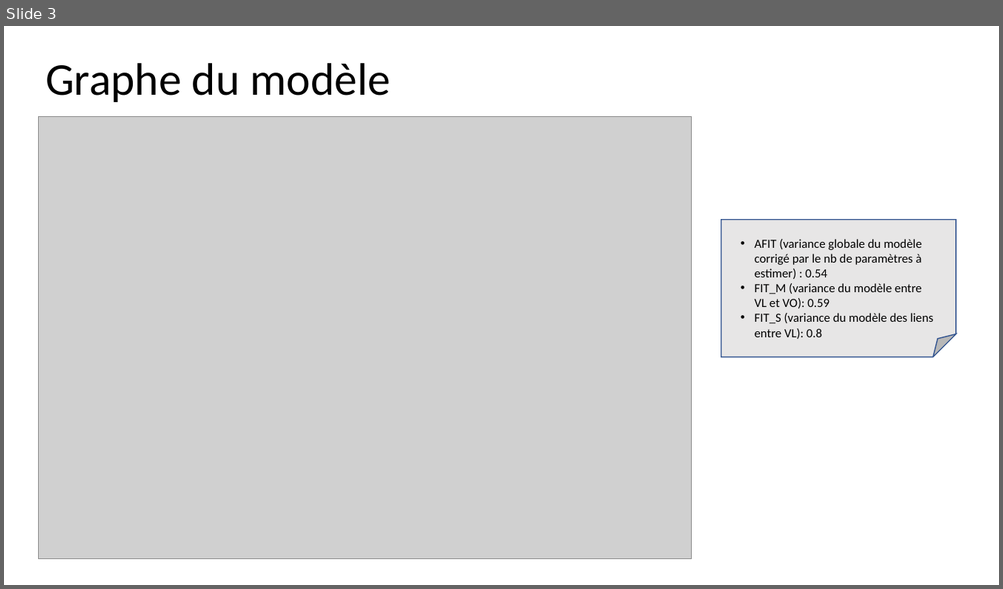
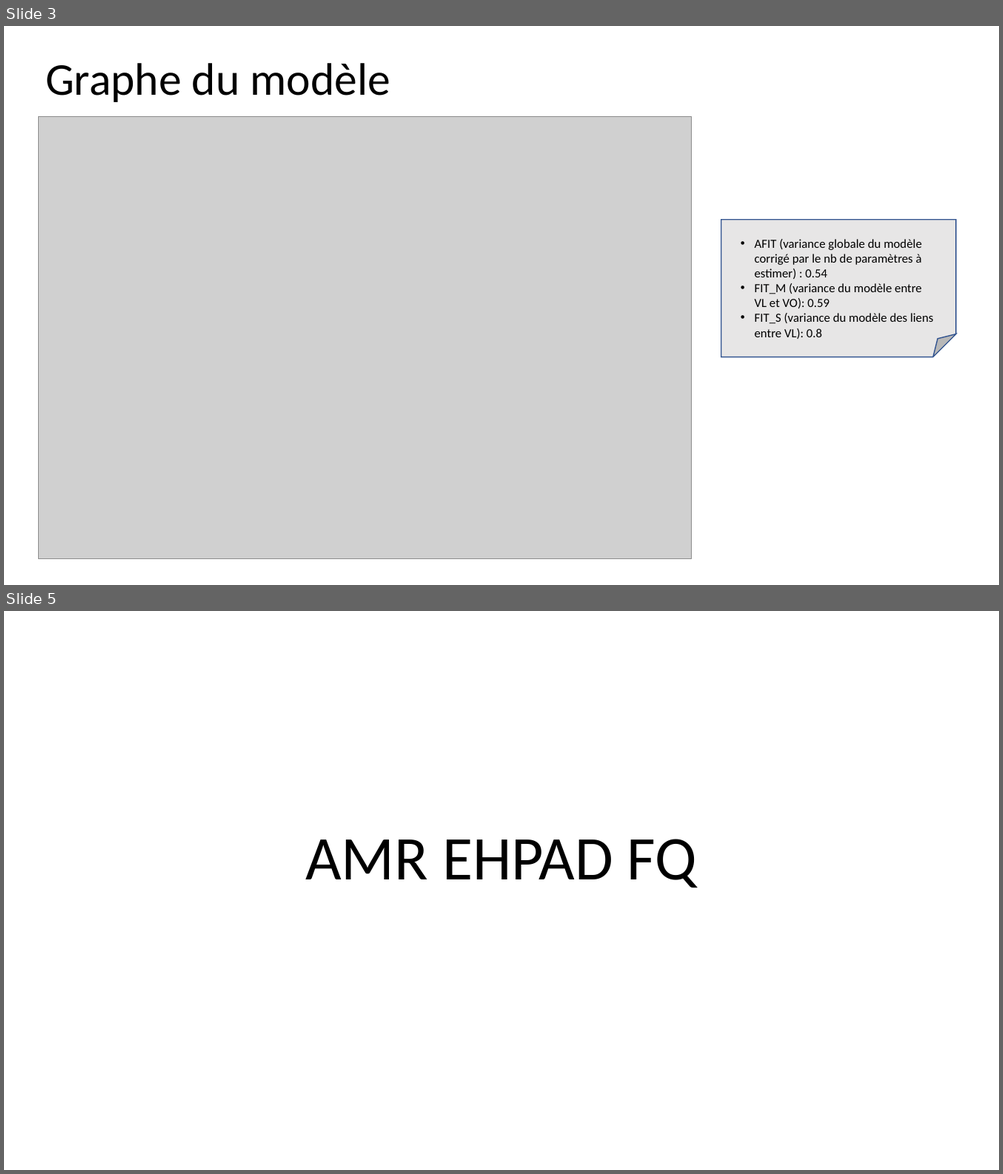
Before and after one commit to GMarTT/functional_study, a slide deck: présentation powerpoint/Présentation des résultats Claire.pptx. Shown one above the other, each under a label of ours: slide 3 before the commit, slides 3 and 5 after it; the slides between them are not shown. The pictures are 1003x589 and 1003x1174 pixels, drawn with LibreOffice and Linux fonts; fonts in the diff are those of the drawing; grey boxes stand for pictures. Boxes give left, top, right and bottom in pixels: in the first picture for what was removed or moved away, otherwise in the second. Text is boxed around its words. In the diff, an @@ line names an element or a change of style, - is before the commit and + after.

```diff
--- a/présentation powerpoint/Présentation des résultats Claire.pptx
+++ b/présentation powerpoint/Présentation des résultats Claire.pptx
@@ slide 5 added at (x1=4, y1=611, x2=999, y2=1170), background #FFFFFF @@
@@ title added at (x1=305, y1=839, x2=697, y2=888), 60 pt, text #000000 @@
+AMR EHPAD FQ
```
Also in this commit, not shown: 15 other slides added, 1 slide removed, 1 other file.
